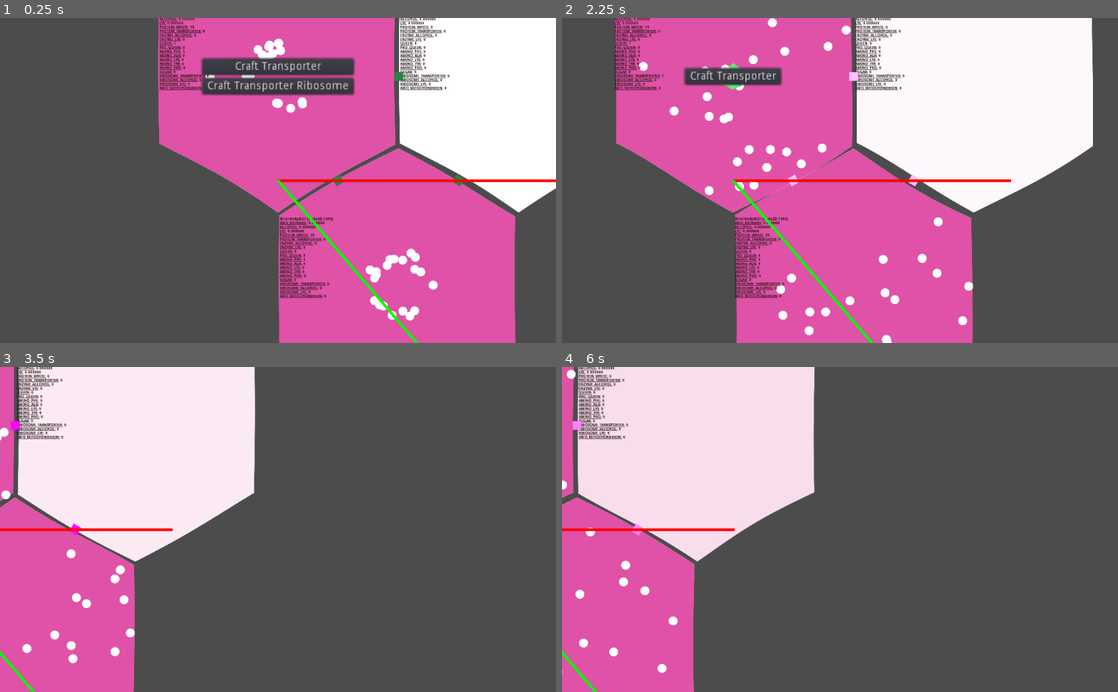
Above: before the commit, frames 1-4 (two rows, left to right).
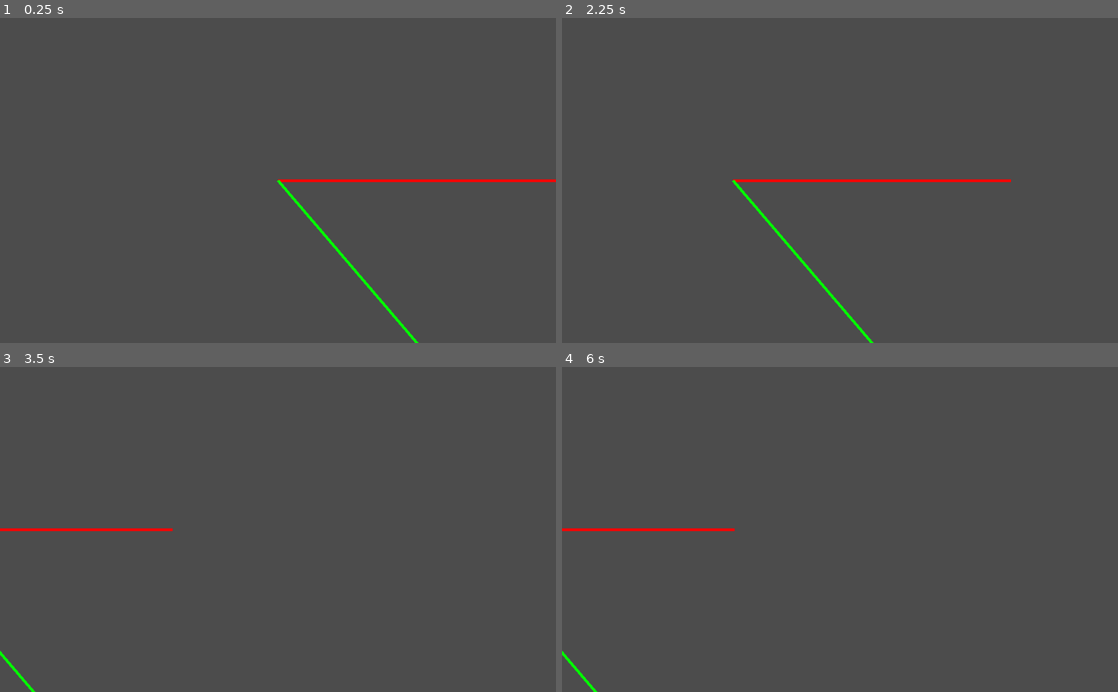
Above: after the commit, the same moments.

Repository: tobyp/hackathon2020
Game: Godot game, scene res://main.tscn
The game is run twice, just before and just after one commit, with the same random seed, the same clock (stepped at 60 frames per second) and the same inputs.
Inputs (mouse positions are in pixels of both pictures, inside the frame that each line leads up to):
- Up to frame 1 (0.25 s): no input
- Up to frame 2 (2.25 s): click (840, 66) at 0.5 s, where only the run before the commit has a clickable "Craft Transporter"; click (840, 86) at 1.25 s, where only the run before the commit has a clickable "Craft Transporter Ribosome"; tap Enter at 2 s; move the mouse to (962, 164) at 2.02 s; hold D from 2.03 s (still down); click (962, 164) at 2.17 s
- Up to frame 3 (3.5 s): release D at 2.75 s; drag from (166, 545) to (250, 594) at 2.77 s
- Up to frame 4 (6 s): move the mouse to (895, 458) at 3.52 s; hold D 3.53-4.25 s; drag from (812, 594) to (673, 480) at 4.27 s; tap Space at 5 s; move the mouse to (1006, 578) at 5.02 s; hold A 5.03-5.75 s; drag from (673, 480) to (756, 448) at 5.77 s

The runs differ from the first frame. In frame 1, 54% of the frame differs, in the area x 28-100%, y 0-100%; in frame 2, 62%, in the area x 9-96%, y 0-100%; in frame 3, 34%; in frame 4, 33%.
Error after the commit: Parse Error: Unexpected indentation. (res://cells/cell.gd:74)

Commit message:
Use different images for particles

Diff:
--- a/cells/cell.gd
+++ b/cells/cell.gd
@@ -71,6 +71,7 @@
 	var old_count = particle_counts.get(type, 0)
 	var new_count = old_count + count
 	self._create_particles(type, count)
+		particle.set_type(type)
 	particle_counts[type] = new_count
 	emit_signal("particle_count_changed", type, old_count, new_count)
 
@@ -210,8 +211,14 @@
 
 func _craft(r: Recipe):
 	print("Crafting %s" % Globals.particle_type_get_name(r.output))
-	r.subtract_resources(particle_counts)
-	add_particles(r.output)
+	for t in r.inputs:
+		if particle_counts[t] < r.inputs[t]:
+			print("Cannot craft…")
+			return
+		elif !Globals.particle_type_is_factory(t):
+			# Factories are not used
+			remove_particles(t, r.inputs[t])
+	add_particles(r.output, 1)
 
 func _display_debug():
 	var dbg = "[b][i]%s[/i][/b]\n" % [self];
--- a/cells/cell_particle.gd
+++ b/cells/cell_particle.gd
@@ -8,6 +8,39 @@
 
 onready var collision_shape = get_node("CollisionShape2D").shape as CircleShape2D
 onready var collision_radius = collision_shape.radius setget _set_collision_radius, _get_collision_radius
+
+func set_type(type: int):
+	match type:
+		Globals.ParticleType.PROTEIN_WHITE:
+			$Sprite.texture = load("res://textures/white_prot.png")
+		Globals.ParticleType.PROTEIN_TRANSPORTER:
+			$Sprite.texture = load("res://textures/green_enzyme.png")
+		Globals.ParticleType.ENZYME_ALCOHOL:
+			$Sprite.texture = load("res://textures/yellow_enzyme.png")
+		Globals.ParticleType.ENZYME_LYE:
+			$Sprite.texture = load("res://textures/blue_enzyme.png")
+		Globals.ParticleType.QUEEN:
+			$Sprite.texture = load("res://textures/purple_ribosome.png")
+		Globals.ParticleType.PRO_QUEEN:
+			$Sprite.texture = load("res://textures/pink_ribosome.png")
+		Globals.ParticleType.AMINO_PHE:
+			$Sprite.texture = load("res://textures/green_amino.png")
+		Globals.ParticleType.AMINO_ALA:
+			$Sprite.texture = load("res://textures/yellow_amino.png")
+		Globals.ParticleType.AMINO_LYS:
+			$Sprite.texture = load("res://textures/blue_amino.png")
+		Globals.ParticleType.AMINO_TYR:
+			$Sprite.texture = load("res://textures/purple_amino.png")
+		Globals.ParticleType.AMINO_PRO:
+			$Sprite.texture = load("res://textures/pink_amino.png")
+		Globals.ParticleType.SUGAR:
+			$Sprite.texture = load("res://textures/sugar.png")
+		Globals.ParticleType.RIBOSOME_TRANSPORTER:
+			$Sprite.texture = load("res://textures/green_ribosome.png")
+		Globals.ParticleType.RIBOSOME_ALCOHOL:
+			$Sprite.texture = load("res://textures/yellow_ribosome.png")
+		Globals.ParticleType.RIBOSOME_LYE:
+			$Sprite.texture = load("res://textures/blue_ribosome.png")
 
 # Called when the node enters the scene tree for the first time.
 func _ready():
